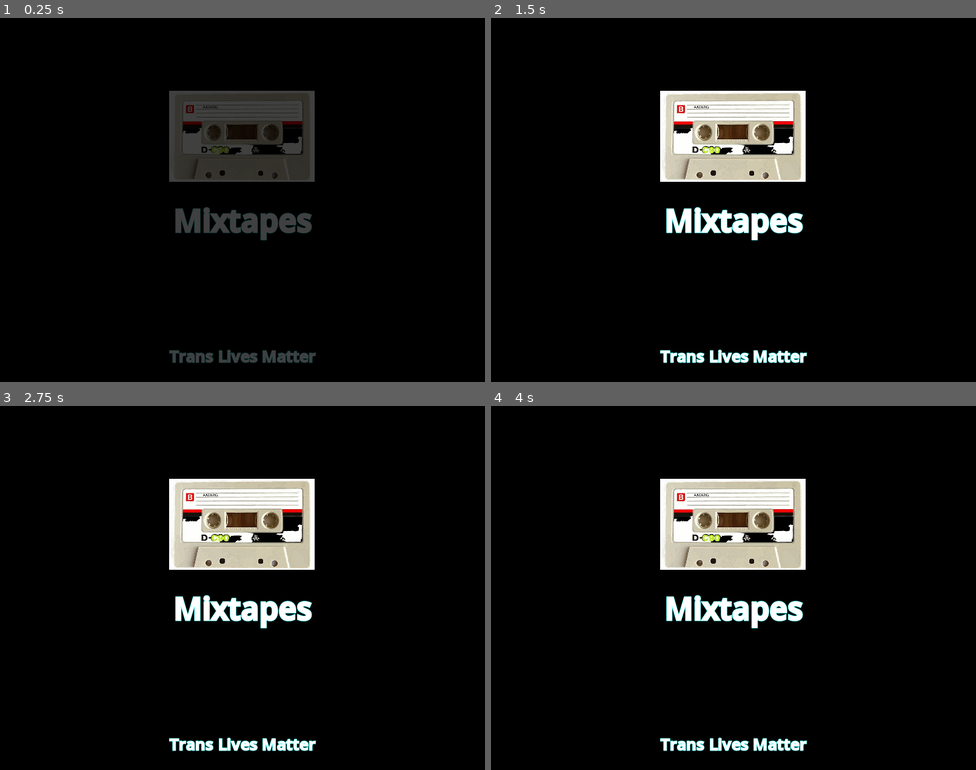
Above: before the commit, frames 1-4 (two rows, left to right).
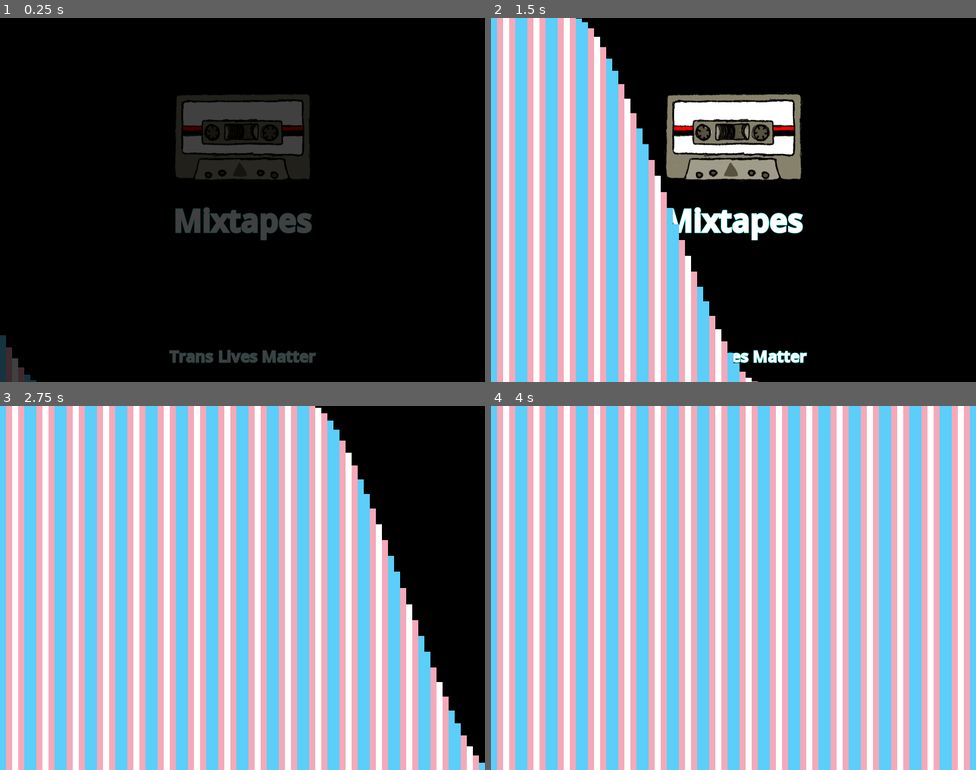
Above: after the commit, the same moments.

Repository: Falme/Mixtapes
Game: Godot game, scene res://Scenes/splash.tscn
Same seed, same stepped clock (60 frames per second), same inputs: the game is played once before the commit and once after it.
Inputs:
- Up to frame 1 (0.25 s): no input
- Up to frame 2 (1.5 s): no input
- Up to frame 3 (2.75 s): no input
- Up to frame 4 (4 s): no input

The runs differ from the first frame. In frame 1, 3.3% of the frame differs, in the area x 0-65%, y 20-100%; in frame 2, 42%; in frame 3, 82%; in frame 4, 99%, in the area x 0-100%, y 0-100%.

Commit message:
Created Colorful animation for transition

Diff:
--- /dev/null
+++ b/Data/flagcolors.json
@@ -0,0 +1,26 @@
+{
+	"flags":[
+		[
+			{"r":91, "g":206, "b":250},
+			{"r":245, "g":169, "b":184},
+			{"r":255, "g":255, "b":255},
+			{"r":245, "g":169, "b":184},
+			{"r":91, "g":206, "b":250},
+		],
+		[
+			{"r":255, "g":0, "b":0},
+			{"r":255, "g":142, "b":184},
+			{"r":255, "g":255, "b":0},
+			{"r":0, "g":142, "b":0},
+			{"r":0, "g":192, "b":192},
+			{"r":64, "g":0, "b":152},
+			{"r":142, "g":0, "b":142},
+		],
+		[
+			{"r":0, "g":0, "b":0},
+			{"r":163, "g":163, "b":163},
+			{"r":255, "g":255, "b":255},
+			{"r":128, "g":0, "b":128},
+		]
+	]
+}
--- /dev/null
+++ b/Prefabs/Transition/slide_flag.tscn
@@ -0,0 +1,117 @@
+[gd_scene load_steps=6 format=3 uid="uid://nxnati7gbg11"]
+
+[ext_resource type="Script" path="res://Scripts/SplashScreen/Transition/slide_flag_play.gd" id="1_qfx4s"]
+
+[sub_resource type="Animation" id="Animation_t8rck"]
+resource_name = "slide_up"
+tracks/0/type = "bezier"
+tracks/0/imported = false
+tracks/0/enabled = false
+tracks/0/path = NodePath("SlideFlagAnimation/FlagContainer/FlagColor:position:x")
+tracks/0/interp = 1
+tracks/0/loop_wrap = true
+tracks/0/keys = {
+"handle_modes": PackedInt32Array(0, 0),
+"points": PackedFloat32Array(0, -0.25, 0, 0.25, 0, 0, -0.25, 0, 0.25, 0),
+"times": PackedFloat32Array(0, 1)
+}
+tracks/1/type = "bezier"
+tracks/1/imported = false
+tracks/1/enabled = true
+tracks/1/path = NodePath("SlideFlagAnimation/FlagContainer/FlagColor:position:y")
+tracks/1/interp = 1
+tracks/1/loop_wrap = true
+tracks/1/keys = {
+"handle_modes": PackedInt32Array(0, 0),
+"points": PackedFloat32Array(600, -0.25, 0, 0.25, 0, 0, -0.25, 0, 0.25, 0),
+"times": PackedFloat32Array(0, 1)
+}
+
+[sub_resource type="Animation" id="Animation_golb6"]
+length = 0.001
+tracks/0/type = "bezier"
+tracks/0/imported = false
+tracks/0/enabled = true
+tracks/0/path = NodePath("SlideFlagAnimation/FlagContainer/FlagColor:position:x")
+tracks/0/interp = 1
+tracks/0/loop_wrap = true
+tracks/0/keys = {
+"handle_modes": PackedInt32Array(0),
+"points": PackedFloat32Array(0, -0.25, 0, 0.25, 0),
+"times": PackedFloat32Array(0)
+}
+tracks/1/type = "bezier"
+tracks/1/imported = false
+tracks/1/enabled = true
+tracks/1/path = NodePath("SlideFlagAnimation/FlagContainer/FlagColor:position:y")
+tracks/1/interp = 1
+tracks/1/loop_wrap = true
+tracks/1/keys = {
+"handle_modes": PackedInt32Array(0),
+"points": PackedFloat32Array(600, -0.25, 0, 0.25, 0),
+"times": PackedFloat32Array(0)
+}
+
+[sub_resource type="Animation" id="Animation_2fgov"]
+resource_name = "slide_down"
+tracks/0/type = "bezier"
+tracks/0/imported = false
+tracks/0/enabled = false
+tracks/0/path = NodePath("SlideFlagAnimation/FlagContainer/FlagColor:position:x")
+tracks/0/interp = 1
+tracks/0/loop_wrap = true
+tracks/0/keys = {
+"handle_modes": PackedInt32Array(0, 0),
+"points": PackedFloat32Array(0, -0.25, 0, 0.25, 0, 0, -0.25, 0, 0.25, 0),
+"times": PackedFloat32Array(0, 1)
+}
+tracks/1/type = "bezier"
+tracks/1/imported = false
+tracks/1/enabled = true
+tracks/1/path = NodePath("SlideFlagAnimation/FlagContainer/FlagColor:position:y")
+tracks/1/interp = 1
+tracks/1/loop_wrap = true
+tracks/1/keys = {
+"handle_modes": PackedInt32Array(0, 0),
+"points": PackedFloat32Array(0, -0.25, 0, 0.25, 0, 600, -0.25, 0, 0.25, 0),
+"times": PackedFloat32Array(0, 1)
+}
+
+[sub_resource type="AnimationLibrary" id="AnimationLibrary_kw3rf"]
+_data = {
+"RESET": SubResource("Animation_golb6"),
+"slide_down": SubResource("Animation_2fgov"),
+"slide_up": SubResource("Animation_t8rck")
+}
+
+[node name="SlideFlag" type="Control"]
+layout_mode = 3
+anchors_preset = 15
+anchor_right = 1.0
+anchor_bottom = 1.0
+grow_horizontal = 2
+grow_vertical = 2
+script = ExtResource("1_qfx4s")
+
+[node name="SlideFlagAnimation" type="AnimationPlayer" parent="."]
+libraries = {
+"": SubResource("AnimationLibrary_kw3rf")
+}
+
+[node name="FlagContainer" type="Control" parent="SlideFlagAnimation"]
+layout_mode = 3
+anchors_preset = 15
+anchor_right = 1.0
+anchor_bottom = 1.0
+grow_horizontal = 2
+grow_vertical = 2
+
+[node name="FlagColor" type="ColorRect" parent="SlideFlagAnimation/FlagContainer"]
+layout_mode = 1
+anchors_preset = 9
+anchor_bottom = 1.0
+offset_top = 600.0
+offset_right = 10.0
+offset_bottom = 3600.0
+grow_vertical = 2
+color = Color(0.345098, 0.784314, 0.94902, 1)
--- a/Prefabs/animation_intro.tscn
+++ b/Prefabs/animation_intro.tscn
@@ -1,4 +1,6 @@
-[gd_scene format=3 uid="uid://cpbegqsmuerbq"]
+[gd_scene load_steps=2 format=3 uid="uid://cpbegqsmuerbq"]
+
+[ext_resource type="Script" path="res://Scripts/SplashScreen/Transition/transition_animator.gd" id="1_oisaw"]
 
 [node name="AnimationIntro" type="Control"]
 layout_mode = 3
@@ -7,56 +9,4 @@
 anchor_bottom = 1.0
 grow_horizontal = 2
 grow_vertical = 2
-
-[node name="ColorRect" type="ColorRect" parent="."]
-layout_mode = 1
-anchors_preset = 9
-anchor_bottom = 1.0
-offset_top = 649.0
-offset_right = 10.0
-offset_bottom = 649.0
-grow_vertical = 2
-color = Color(0.345098, 0.784314, 0.94902, 1)
-
-[node name="ColorRect2" type="ColorRect" parent="."]
-layout_mode = 1
-anchors_preset = 9
-anchor_bottom = 1.0
-offset_left = 10.0
-offset_top = 649.0
-offset_right = 20.0
-offset_bottom = 649.0
-grow_vertical = 2
-color = Color(0.960784, 0.662745, 0.721569, 1)
-
-[node name="ColorRect3" type="ColorRect" parent="."]
-layout_mode = 1
-anchors_preset = 9
-anchor_bottom = 1.0
-offset_left = 20.0
-offset_top = 649.0
-offset_right = 30.0
-offset_bottom = 649.0
-grow_vertical = 2
-
-[node name="ColorRect4" type="ColorRect" parent="."]
-layout_mode = 1
-anchors_preset = 9
-anchor_bottom = 1.0
-offset_left = 30.0
-offset_top = 649.0
-offset_right = 40.0
-offset_bottom = 649.0
-grow_vertical = 2
-color = Color(0.960784, 0.662745, 0.721569, 1)
-
-[node name="ColorRect5" type="ColorRect" parent="."]
-layout_mode = 1
-anchors_preset = 9
-anchor_bottom = 1.0
-offset_left = 40.0
-offset_top = 649.0
-offset_right = 50.0
-offset_bottom = 649.0
-grow_vertical = 2
-color = Color(0.345098, 0.784314, 0.94902, 1)
+script = ExtResource("1_oisaw")
--- a/Scenes/collection.tscn
+++ b/Scenes/collection.tscn
@@ -1,3 +1,5 @@
 [gd_scene format=3 uid="uid://d3341xq470sbq"]
 
-[node name="Root" type="Node2D"]
+[node name="Root" type="Control"]
+layout_mode = 3
+anchors_preset = 0
--- a/Scenes/splash.tscn
+++ b/Scenes/splash.tscn
@@ -1,7 +1,7 @@
 [gd_scene load_steps=8 format=3 uid="uid://ic1of68v31pd"]
 
+[ext_resource type="Script" path="res://Scripts/SplashScreen/Transition/scene_transition.gd" id="1_ddj8f"]
 [ext_resource type="PackedScene" uid="uid://cpbegqsmuerbq" path="res://Prefabs/animation_intro.tscn" id="1_e0rpu"]
-[ext_resource type="Script" path="res://Scripts/animation_intro.gd" id="2_rl7a6"]
 [ext_resource type="Texture2D" uid="uid://0dls73ig503s" path="res://Sprites/Cassette-SplashScreen-Icon.png" id="3_vox1a"]
 [ext_resource type="Script" path="res://Scripts/SplashScreen/Caption/caption.gd" id="3_y064v"]
 
@@ -48,10 +48,12 @@
 anchor_bottom = 1.0
 grow_horizontal = 2
 grow_vertical = 2
+script = ExtResource("1_ddj8f")
 
 [node name="AnimationIntro" parent="." instance=ExtResource("1_e0rpu")]
 layout_mode = 1
-script = ExtResource("2_rl7a6")
+offset_top = -91.6
+offset_bottom = -91.6
 
 [node name="SplashScreen" type="Control" parent="."]
 layout_mode = 1
@@ -85,13 +87,30 @@
 script = ExtResource("3_y064v")
 possibleCaptions = Array[String](["Eat The Rich", "Black Lives Matter", "Trans Lives Matter"])
 
-[node name="TextureRect" type="TextureRect" parent="SplashScreen"]
+[node name="Tape" type="Control" parent="SplashScreen"]
 layout_mode = 1
-anchors_preset = -1
 anchor_left = 0.333
 anchor_top = 0.2
 anchor_right = 0.666
 anchor_bottom = 0.45
+
+[node name="ColorRect" type="ColorRect" parent="SplashScreen/Tape"]
+layout_mode = 1
+anchors_preset = -1
+anchor_left = 0.1
+anchor_top = 0.08
+anchor_right = 0.9
+anchor_bottom = 0.75
+grow_horizontal = 2
+grow_vertical = 2
+
+[node name="TextureRect" type="TextureRect" parent="SplashScreen/Tape"]
+layout_mode = 1
+anchors_preset = 15
+anchor_right = 1.0
+anchor_bottom = 1.0
+grow_horizontal = 2
+grow_vertical = 2
 texture = ExtResource("3_vox1a")
 expand_mode = 3
 stretch_mode = 5
@@ -109,3 +128,5 @@
 grow_horizontal = 2
 grow_vertical = 2
 color = Color(0, 0, 0, 0)
+
+[editable path="AnimationIntro"]
--- /dev/null
+++ b/Scripts/SplashScreen/Transition/scene_transition.gd
@@ -0,0 +1,11 @@
+extends Control
+
+@onready var transition: Control = $AnimationIntro
+
+func _ready() -> void:
+	changeScene()
+
+func changeScene():
+	# await get_tree().create_timer(3).timeout
+	#get_tree().change_scene_to_file("res://Scenes/collection.tscn")
+	pass
--- /dev/null
+++ b/Scripts/SplashScreen/Transition/slide_flag_play.gd
@@ -0,0 +1,10 @@
+extends Control
+
+func local_position(position):
+	$SlideFlagAnimation/FlagContainer.set_position(position)
+
+func local_play(anim):
+	$SlideFlagAnimation.play(anim)
+
+func set_color(color):
+	$SlideFlagAnimation/FlagContainer/FlagColor.color = color
--- /dev/null
+++ b/Scripts/SplashScreen/Transition/transition_animator.gd
@@ -0,0 +1,49 @@
+extends Node
+
+var flag_animation_prefab = preload("res://Prefabs/Transition/slide_flag.tscn")
+var flag_animation_instance : Control
+var flag_colors_data_path = "res://Data/flagcolors.json"
+var flag_colors_data = {}
+var flag_colors_index = 0
+var flag_colors_size = 0
+
+# Called when the node enters the scene tree for the first time.
+func _ready() -> void:
+
+	flag_colors_data = load_json_file(flag_colors_data_path)
+
+	var rng = RandomNumberGenerator.new()
+	flag_colors_index = rng.randi_range(0, flag_colors_data["flags"].size()-1)
+
+	flag_colors_size = flag_colors_data["flags"][flag_colors_index].size()
+
+	flag_animation_instance = flag_animation_prefab.instantiate()
+
+	for n in 80:
+		await get_tree().create_timer(0.02).timeout
+		add_flag_strip(n)
+
+func add_flag_strip(index) -> void:
+
+	var _r = (flag_colors_data["flags"][flag_colors_index][(index%flag_colors_size)]["r"])/255
+	var _g = (flag_colors_data["flags"][flag_colors_index][(index%flag_colors_size)]["g"])/255
+	var _b = (flag_colors_data["flags"][flag_colors_index][(index%flag_colors_size)]["b"])/255
+
+	var _instance = flag_animation_instance.duplicate()
+	_instance.local_position(Vector2(index*10,0))
+	_instance.set_color(Color(_r,_g,_b))
+	_instance.local_play("slide_up")
+	$".".add_child(_instance)
+
+func load_json_file(filePath : String):
+	if FileAccess.file_exists(filePath):
+		var dataFile = FileAccess.open(filePath, FileAccess.READ)
+		var parsedResult = JSON.parse_string(dataFile.get_as_text())
+
+		if parsedResult is Dictionary:
+			return parsedResult
+		else:
+			print("Error reading File")
+
+	else:
+		print("File Doesnt Exist")
--- a/Scripts/animation_intro.gd
+++ /dev/null
@@ -1,12 +0,0 @@
-extends Control
-
-
-# Called when the node enters the scene tree for the first time.
-func _ready():
-	pass # Replace with function body.
-
-
-# Called every frame. 'delta' is the elapsed time since the previous frame.
-func _process(delta):
-	#self.translate(Vector2.UP * delta * 250)
-	pass
Binary file changed: Sprites/Cassette-SplashScreen-Icon.png
